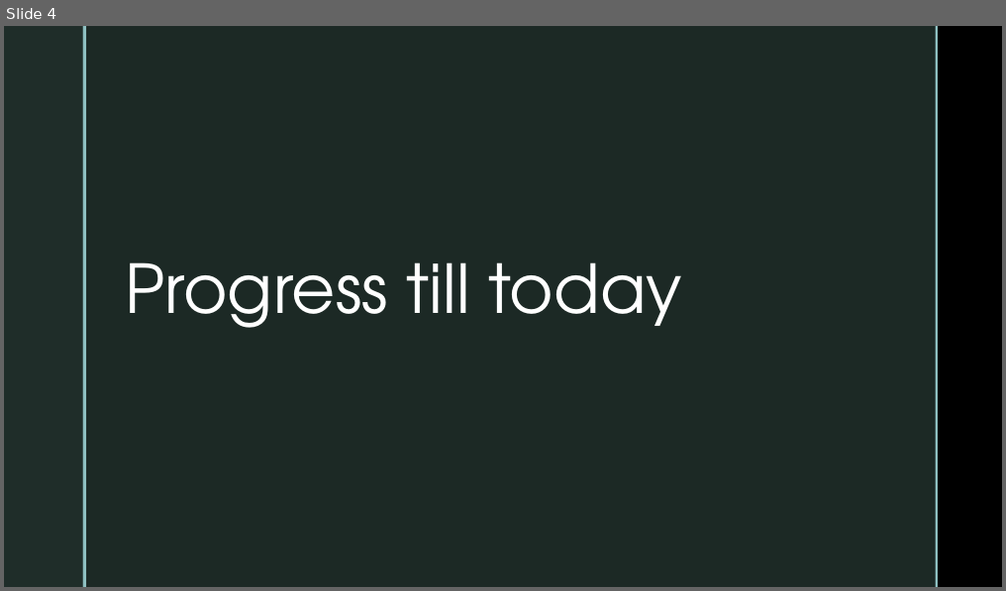
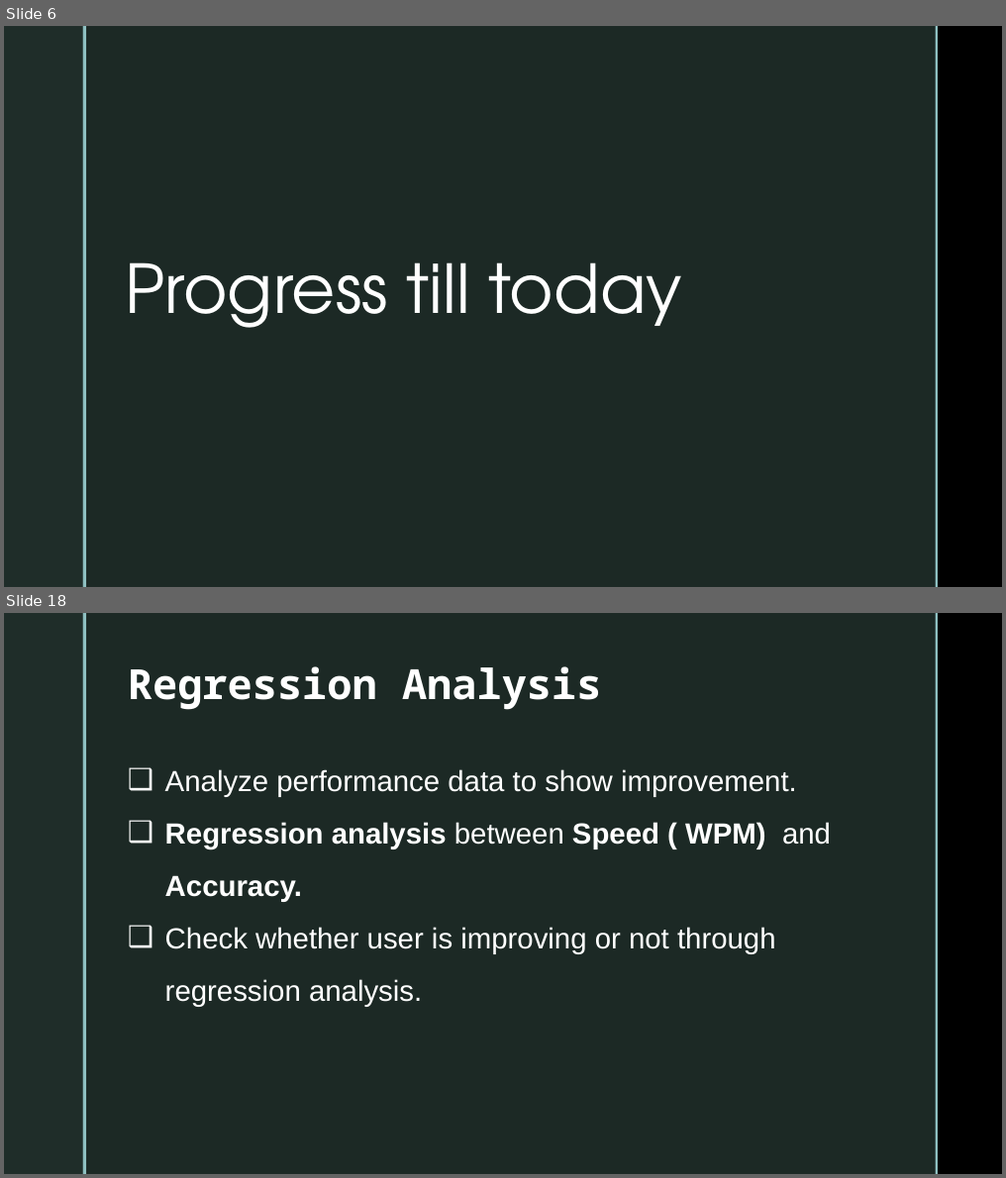
Before and after one commit to CodeWithIsmail/SPL-1, a slide deck: Mid Presentation.pptx. Shown one above the other, each under a label of ours: slide 4 before the commit, slides 6 and 18 after it; the slides between them are not shown. The pictures are 1006x591 and 1006x1178 pixels, drawn with LibreOffice and Linux fonts; fonts in the diff are those of the drawing; background and template pictures are left out. Boxes give left, top, right and bottom in pixels: in the first picture for what was removed or moved away, otherwise in the second. Text is boxed around its words. In the diff, an @@ line names an element or a change of style, - is before the commit and + after.

```diff
--- a/Mid Presentation.pptx
+++ b/Mid Presentation.pptx
@@ slide 18 added at (4,613,1002,1174), background picture (left out); not listed: 4 template elements that a slide beside it also shows @@
@@ text added at (128,666,601,710), 40 pt, text #FFFFFF, bold @@
+Regression Analysis
@@ text added at (165,769,831,1007), 28 pt, text #FFFFFF @@
+❑ Analyze performance data to show improvement.
+❑ Regression analysis between Speed ( WPM) and Accuracy.
+❑ Check whether user is improving or not through regression analysis.
@@ what was slide 4 is now slide 6 @@
```
Also in this commit, not shown: 7 slides changed, 9 other slides added, 1 slide removed, 1 other file.
